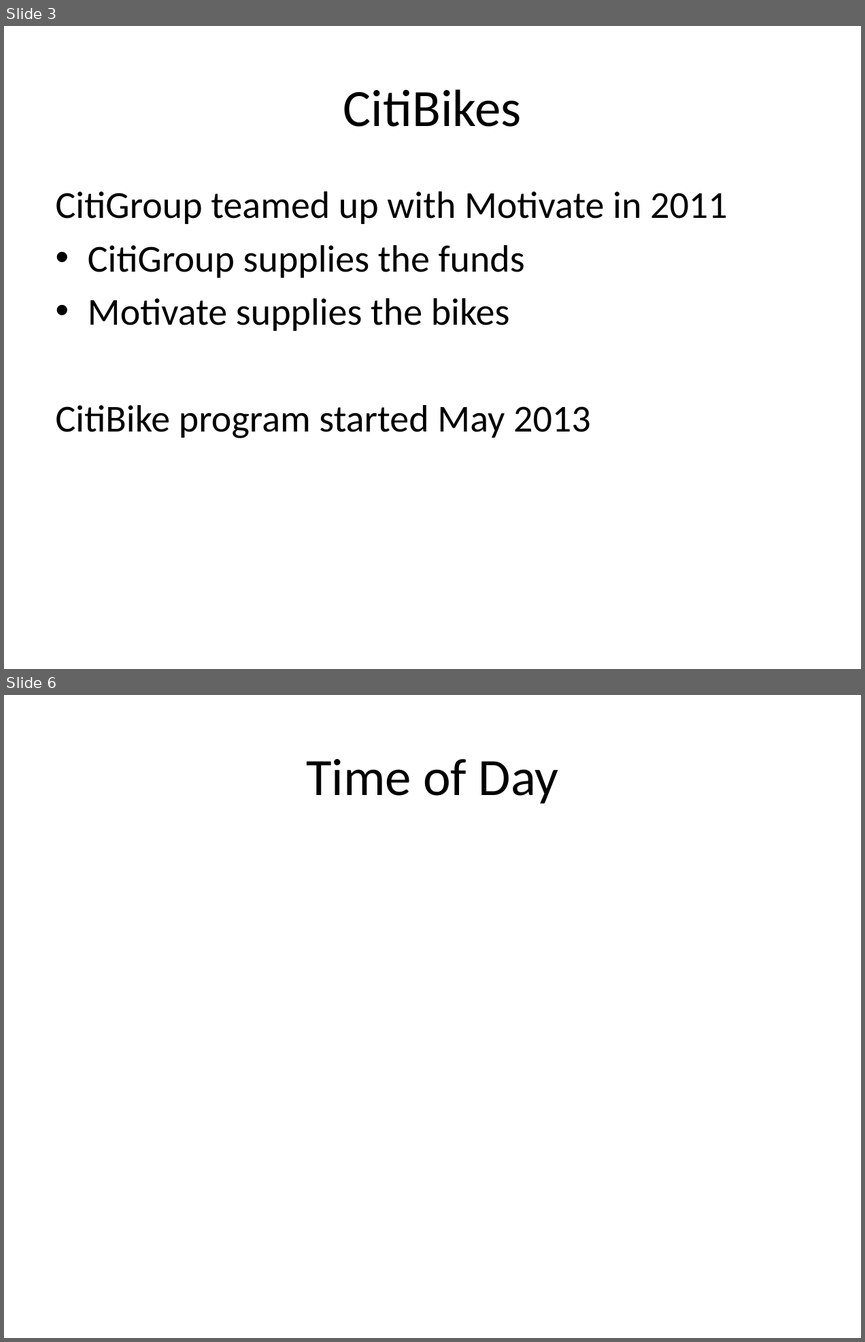
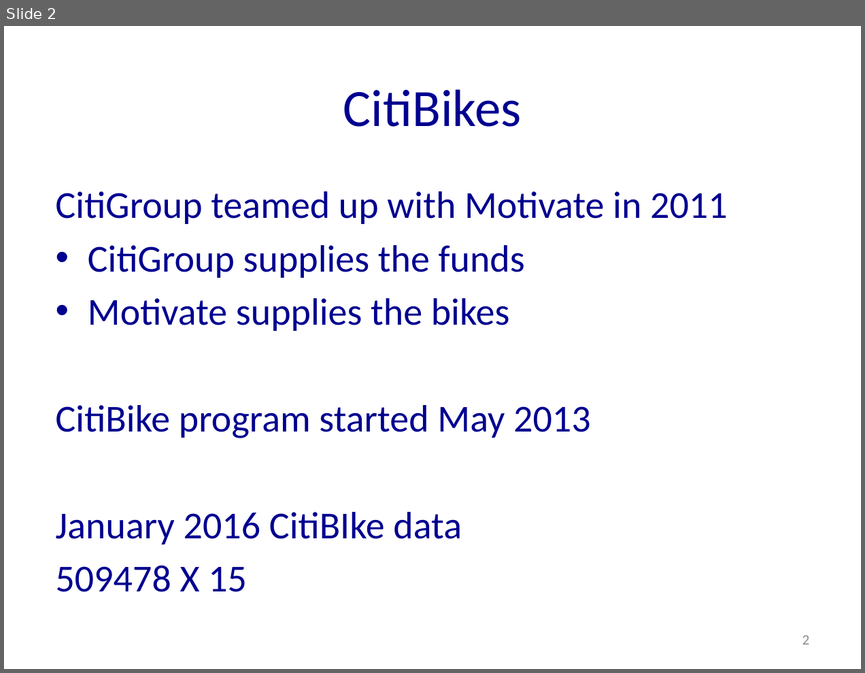
Before and after one commit to nycdatasci/bootcamp005_project, a slide deck: Project1-ExploreVis/Taraqur Rahman/CitiBike_Presentation.pptx. Shown one above the other, each under a label of ours: slides 3 and 6 before the commit, slide 2 after it; the slides between them are not shown. The pictures are 865x1342 and 865x673 pixels, drawn with LibreOffice and Linux fonts; fonts in the diff are those of the drawing. Boxes give left, top, right and bottom in pixels: in the first picture for what was removed or moved away, otherwise in the second. Text is boxed around its words. In the diff, an @@ line names an element or a change of style, - is before the commit and + after.

```diff
--- a/Project1-ExploreVis/Taraqur Rahman/CitiBike_Presentation.pptx
+++ b/Project1-ExploreVis/Taraqur Rahman/CitiBike_Presentation.pptx
@@ slide 6 removed at (4, 695, 861, 1338), background #FFFFFF @@
@@ title removed at (306, 759, 559, 804) @@
-Time of Day
@@ what was slide 3 is now slide 2 @@
@@ slide 2 changed as well @@
@@ title "CitiBikes" at (343, 89, 521, 127): text colour #000000 to #000090 @@
@@ text at (56, 191, 728, 438): text colour #000000 to #000090 in "CitiGroup teamed up with Motivate in 2011", "CitiGroup supplies the funds", "Motivate supplies the bikes", "CitiBike program started May 2013" @@
@@ text at (56, 512, 462, 592): paragraphs added @@
+January 2016 CitiBIke data
+509478 X 15
@@ page number added at (802, 635, 810, 644), 12 pt, text #8C8C8C @@
+2
```
Also in this commit, not shown: 1 other slide changed, 7 slides added, 5 other slides removed, 1 other file.
